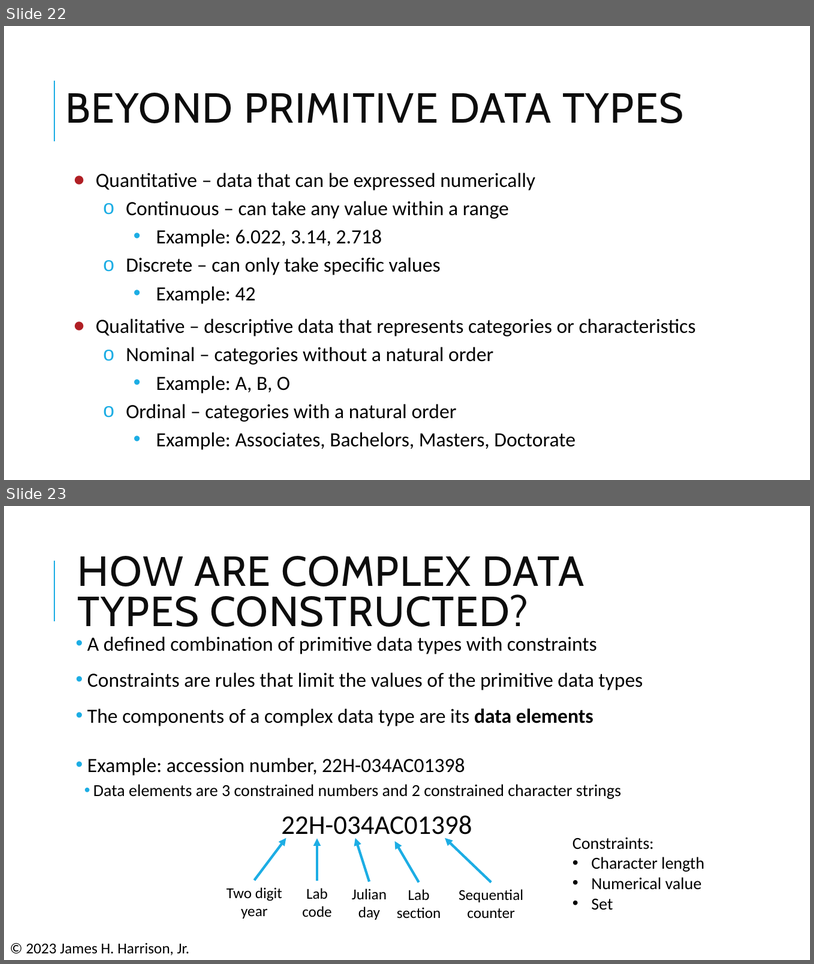
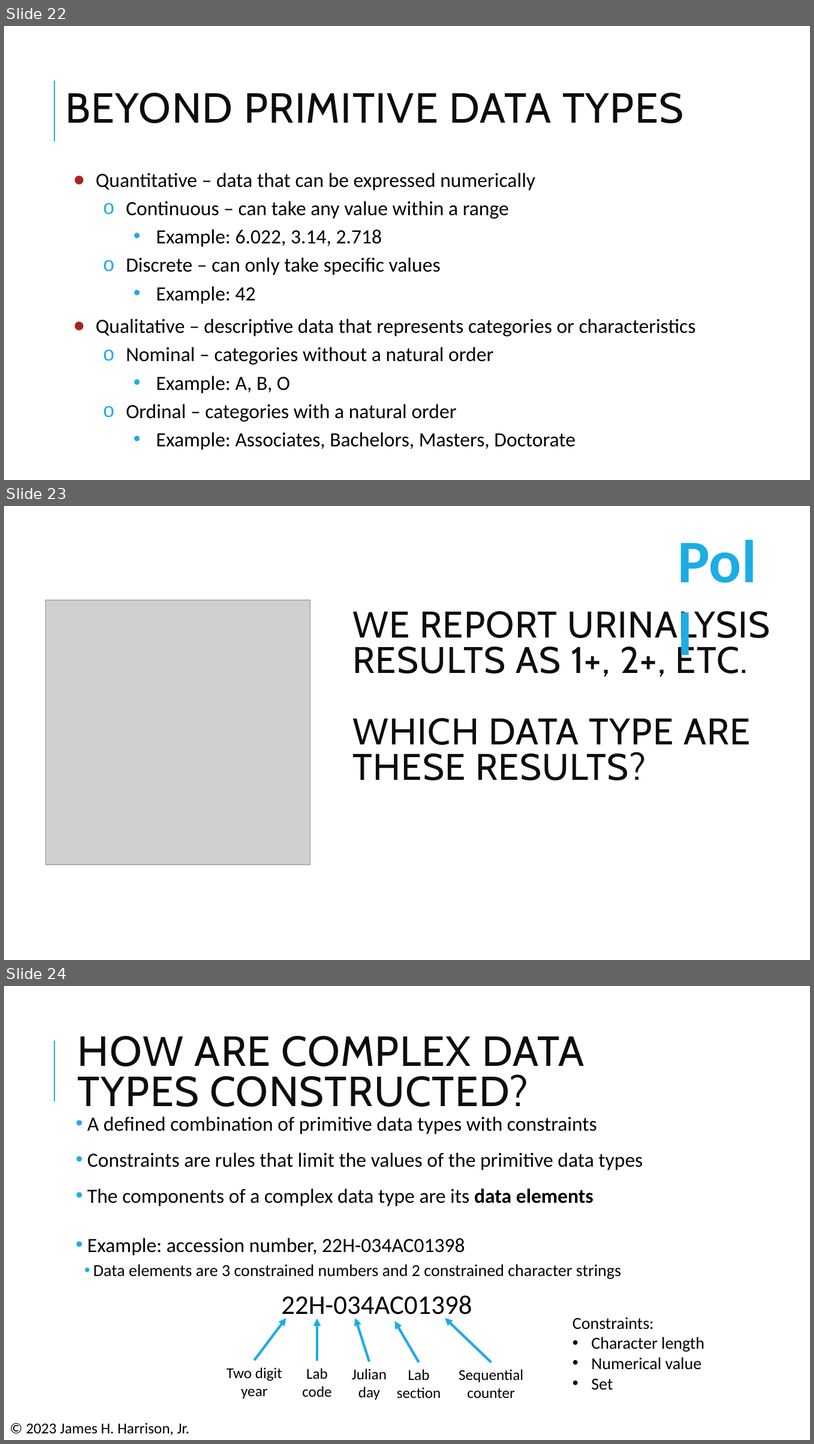
Before and after one commit to pcmathias/MSACL-data-literacy, a slide deck: presentations/DS 100 - Data Literacy and Management Basics.pptx. Shown one above the other, each under a label of ours: slides 22 and 23 before the commit, slides 22, 23 and 24 after it. The pictures are 814x964 and 814x1444 pixels, drawn with LibreOffice and Linux fonts; fonts in the diff are those of the drawing; grey boxes stand for pictures; background and template pictures are left out. Boxes give left, top, right and bottom in pixels: in the first picture for what was removed or moved away, otherwise in the second. Text is boxed around its words. In the diff, an @@ line names an element or a change of style, - is before the commit and + after.

Commit message:
added a few poll questions

```diff
--- a/presentations/DS 100 - Data Literacy and Management Basics.pptx
+++ b/presentations/DS 100 - Data Literacy and Management Basics.pptx
@@ slide 23 added at (4,506,810,960), background #FFFFFF @@
@@ text added at (672,519,778,598), 72 pt, text #1CADE4, bold @@
+Poll
@@ picture added at (46,600,310,865) @@
@@ title added at (353,611,770,780), 44 pt, text #0D0D0D @@
+WE REPORT URINALYSIS RESULTS AS 1+, 2+, ETC.
+WHICH DATA TYPE ARE THESE RESULTS?
@@ what was slide 23 is now slide 24 @@
```
Also in this commit, not shown: 2 slides changed, 1 other slide added.
